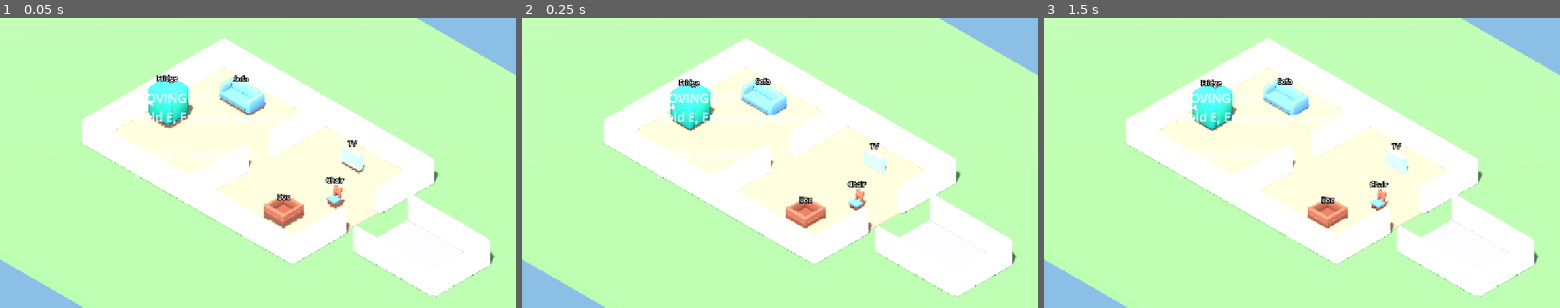
Above: before the commit, frames 1-3 (left to right).
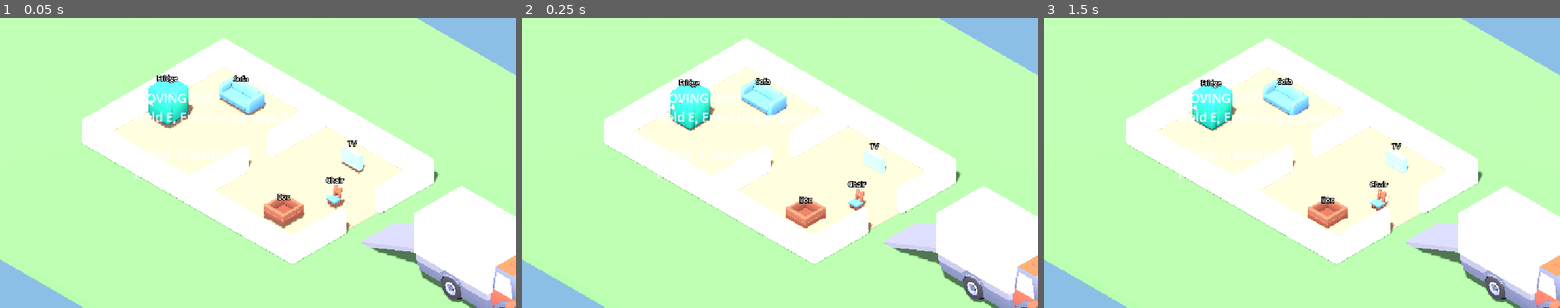
Above: after the commit, the same moments.

Repository: a-bagnall/MovingDay
Game: Godot game, scene res://scenes/levels/test_house.tscn
Two runs of this game, one before a commit and one after it. Both use one fixed random seed, a clock stepped at 60 frames per second and the inputs below.
Inputs:
- Up to frame 1 (0.05 s): no input
- Up to frame 2 (0.25 s): no input
- Up to frame 3 (1.5 s): tap Enter at 0.5 s; hold D 0.53-1.28 s; tap R at 0.6 s; tap Space at 1.25 s; hold S from 1.28 s (still down); tap E at 1.35 s

The runs differ from the first frame. In frame 1, 6.3% of the frame differs, in the area x 68-100%, y 57-100%; in frame 2, 6.3%; in frame 3, 6.3%.

Commit message:
feat(truck): add ramp, open cargo bay and player cutaway reveal

Diff:
--- /dev/null
+++ b/assets/materials/truck_cutaway.gdshader
@@ -0,0 +1,22 @@
+shader_type spatial;
+
+// Cargo bay shell. Cuts a soft screen-space hole around each player standing inside.
+// reveals[i].xy = player in screen UV, reveals[i].z = 0..1 strength.
+
+uniform vec4 albedo : source_color = vec4(0.92, 0.93, 0.97, 1.0);
+uniform vec3 reveals[2];
+uniform float inner_radius = 0.07;
+uniform float outer_radius = 0.17;
+
+void fragment() {
+	ALBEDO = albedo.rgb;
+	float aspect = VIEWPORT_SIZE.x / VIEWPORT_SIZE.y;
+	float alpha = 1.0;
+	for (int i = 0; i < 2; i++) {
+		float dist = length((SCREEN_UV - reveals[i].xy) * vec2(aspect, 1.0));
+		float hole = 1.0 - smoothstep(inner_radius, outer_radius, dist);
+		alpha = min(alpha, 1.0 - hole * reveals[i].z);
+	}
+	ALPHA = alpha;
+	ALPHA_HASH_SCALE = 1.0;
+}
--- a/scripts/levels/test_house.gd
+++ b/scripts/levels/test_house.gd
@@ -20,6 +20,9 @@
 }
 ## KayKit models are oversized relative to the 1.3m player capsule.
 const FURNITURE_MODEL_SCALE := 0.6
+
+## World x of the truck ramp's foot, just outside the east exit.
+const TRUCK_FOOT_X := 7.0
 
 
 func _ready() -> void:
@@ -116,18 +119,10 @@
 
 
 func _build_truck() -> DeliveryZone:
-	var zone := DeliveryZone.new()
-	zone.size = Vector3(4.5, 2.2, 3.0)
-	zone.position = Vector3(9.5, 0.0, 0.0)
-	add_child(zone)
-
-	# Cargo bay: a flush pale floor patch plus back/side walls, open on the
-	# house side. Kept at ground level so no ramp is needed for the prototype.
-	_add_static_box(Vector3(9.5, -0.04, 0), Vector3(4.5, 0.08, 3.0), Color(0.6, 0.6, 0.65))
-	_add_static_box(Vector3(11.85, 0.6, 0), Vector3(0.2, 1.2, 3.2), Color(0.9, 0.9, 0.95))
-	_add_static_box(Vector3(9.5, 0.6, -1.6), Vector3(4.5, 1.2, 0.2), Color(0.9, 0.9, 0.95))
-	_add_static_box(Vector3(9.5, 0.6, 1.6), Vector3(4.5, 1.2, 0.2), Color(0.9, 0.9, 0.95))
-	return zone
+	var truck := MovingTruck.new()
+	truck.position = Vector3(TRUCK_FOOT_X, 0.0, 0.0)
+	add_child(truck)
+	return truck.zone
 
 
 # --- actors ---------------------------------------------------------------
--- /dev/null
+++ b/scripts/vehicles/moving_truck.gd
@@ -0,0 +1,144 @@
+extends Node3D
+class_name MovingTruck
+## Box truck with a walk-up ramp. Cab, chassis and wheels come from a flat-deck
+## model; the cargo bay is built from boxes, and its roof and walls are cut away
+## on screen around any player standing inside.
+## Local origin is the foot of the ramp on the ground; the truck extends along +x.
+
+const MODEL := "res://assets/vehicles/delivery-flat.fbx"
+const SHELL_SHADER := "res://assets/materials/truck_cutaway.gdshader"
+const MODEL_SCALE := 2.0
+## Model units: length, and distance from the model origin to its rear (-Z) end.
+const MODEL_LENGTH := 3.25
+const MODEL_REAR := 1.65
+
+const RAMP_LENGTH := 3.5
+const RAMP_WIDTH := 2.0
+const RAMP_THICKNESS := 0.2
+
+## Cargo floor top; clears the model's wheel arches.
+const FLOOR_Y := 1.4
+const BED_LENGTH := 4.2
+const BED_WIDTH := 2.6
+const BED_HEIGHT := 1.9
+const WALL := 0.1
+const CAB_HEIGHT := 2.7
+
+## Must match the reveals array size in truck_cutaway.gdshader.
+const REVEAL_SLOTS := 2
+const REVEAL_FADE_SPEED := 4.0
+## Chest height the reveal is centred on.
+const REVEAL_HEIGHT := 0.9
+
+var zone: DeliveryZone
+
+var _shell := ShaderMaterial.new()
+var _metal := StandardMaterial3D.new()
+var _fade: Array[float] = [0.0, 0.0]
+
+
+func _ready() -> void:
+	_shell.shader = load(SHELL_SHADER)
+	_metal.albedo_color = Color(0.55, 0.55, 0.6)
+	_build_model()
+	_build_ramp()
+	_build_bed()
+	_build_chassis_collision()
+	_build_zone()
+
+
+func _process(delta: float) -> void:
+	var camera := get_viewport().get_camera_3d()
+	if camera == null:
+		return
+	var viewport_size := get_viewport().get_visible_rect().size
+	var players := get_tree().get_nodes_in_group("players")
+	var reveals := PackedVector3Array()
+	reveals.resize(REVEAL_SLOTS)
+	for i in mini(players.size(), REVEAL_SLOTS):
+		var player := players[i] as Node3D
+		var target := 1.0 if _is_inside_bed(player.global_position) else 0.0
+		_fade[i] = move_toward(_fade[i], target, delta * REVEAL_FADE_SPEED)
+		var screen := camera.unproject_position(player.global_position + Vector3.UP * REVEAL_HEIGHT) / viewport_size
+		reveals[i] = Vector3(screen.x, screen.y, _fade[i])
+	_shell.set_shader_parameter("reveals", reveals)
+
+
+func _is_inside_bed(world_pos: Vector3) -> bool:
+	var p := to_local(world_pos)
+	return (p.x > RAMP_LENGTH and p.x < RAMP_LENGTH + BED_LENGTH
+		and absf(p.z) < BED_WIDTH * 0.5
+		and p.y > FLOOR_Y - 0.1 and p.y < FLOOR_Y + BED_HEIGHT)
+
+
+func _add_box(center: Vector3, size: Vector3, material: Material, collide: bool) -> StaticBody3D:
+	var body := StaticBody3D.new()
+	body.collision_layer = 1
+	body.position = center
+	if collide:
+		var shape := BoxShape3D.new()
+		shape.size = size
+		var col := CollisionShape3D.new()
+		col.shape = shape
+		body.add_child(col)
+	if material:
+		var mesh := MeshInstance3D.new()
+		var box := BoxMesh.new()
+		box.size = size
+		mesh.mesh = box
+		mesh.material_override = material
+		if material == _shell:
+			mesh.cast_shadow = GeometryInstance3D.SHADOW_CASTING_SETTING_OFF
+		body.add_child(mesh)
+	add_child(body)
+	return body
+
+
+func _build_model() -> void:
+	var model := (load(MODEL) as PackedScene).instantiate() as Node3D
+	model.scale = Vector3.ONE * MODEL_SCALE
+	model.rotation_degrees.y = 90.0
+	model.position = Vector3(RAMP_LENGTH + MODEL_REAR * MODEL_SCALE, 0.0, 0.0)
+	add_child(model)
+
+
+func _build_ramp() -> void:
+	var angle := atan2(FLOOR_Y, RAMP_LENGTH)
+	var length := Vector2(RAMP_LENGTH, FLOOR_Y).length()
+	var normal := Vector3(-sin(angle), cos(angle), 0.0)
+	var mid := Vector3(RAMP_LENGTH, FLOOR_Y, 0.0) * 0.5
+	var ramp := _add_box(mid - normal * RAMP_THICKNESS * 0.5,
+		Vector3(length, RAMP_THICKNESS, RAMP_WIDTH), _metal, true)
+	ramp.rotation.z = angle
+
+
+func _build_bed() -> void:
+	var bed_center_x := RAMP_LENGTH + BED_LENGTH * 0.5
+	_add_box(Vector3(bed_center_x, FLOOR_Y - 0.2, 0.0),
+		Vector3(BED_LENGTH, 0.4, BED_WIDTH), _metal, false)
+
+	var wall_y := FLOOR_Y + BED_HEIGHT * 0.5
+	var side_z := (BED_WIDTH + WALL) * 0.5
+	for side: float in [-1.0, 1.0]:
+		_add_box(Vector3(bed_center_x, wall_y, side * side_z),
+			Vector3(BED_LENGTH, BED_HEIGHT, WALL), _shell, true)
+	_add_box(Vector3(RAMP_LENGTH + BED_LENGTH + WALL * 0.5, wall_y, 0.0),
+		Vector3(WALL, BED_HEIGHT, BED_WIDTH + 2.0 * WALL), _shell, true)
+	_add_box(Vector3(RAMP_LENGTH + (BED_LENGTH + WALL) * 0.5, FLOOR_Y + BED_HEIGHT + WALL * 0.5, 0.0),
+		Vector3(BED_LENGTH + WALL, WALL, BED_WIDTH + 2.0 * WALL), _shell, true)
+
+
+func _build_chassis_collision() -> void:
+	var total := MODEL_LENGTH * MODEL_SCALE
+	_add_box(Vector3(RAMP_LENGTH + total * 0.5, FLOOR_Y * 0.5, 0.0),
+		Vector3(total, FLOOR_Y, BED_WIDTH), null, true)
+	var cab_length := total - BED_LENGTH
+	_add_box(Vector3(RAMP_LENGTH + BED_LENGTH + cab_length * 0.5, CAB_HEIGHT * 0.5, 0.0),
+		Vector3(cab_length, CAB_HEIGHT, BED_WIDTH), null, true)
+
+
+func _build_zone() -> void:
+	zone = DeliveryZone.new()
+	zone.size = Vector3(BED_LENGTH, BED_HEIGHT, BED_WIDTH)
+	zone.position = Vector3(RAMP_LENGTH + BED_LENGTH * 0.5, FLOOR_Y, 0.0)
+	add_child(zone)
Not shown, added: assets/materials/truck_cutaway.gdshader.uid
Binary file added: assets/vehicles/Textures/colormap.png
Not shown, added: assets/vehicles/Textures/colormap.png.import
Binary file added: assets/vehicles/delivery-flat.fbx
Not shown, added: assets/vehicles/delivery-flat.fbx.import
Binary file added: assets/vehicles/delivery.fbx
Not shown, added: assets/vehicles/delivery.fbx.import
Binary file added: assets/vehicles/truck.fbx
Not shown, added: assets/vehicles/truck.fbx.import
Binary file added: assets/vehicles/wheel-default.fbx
Not shown, added: assets/vehicles/wheel-default.fbx.import
Binary file added: assets/vehicles/wheel-truck.fbx
(and 2 more such lines)
